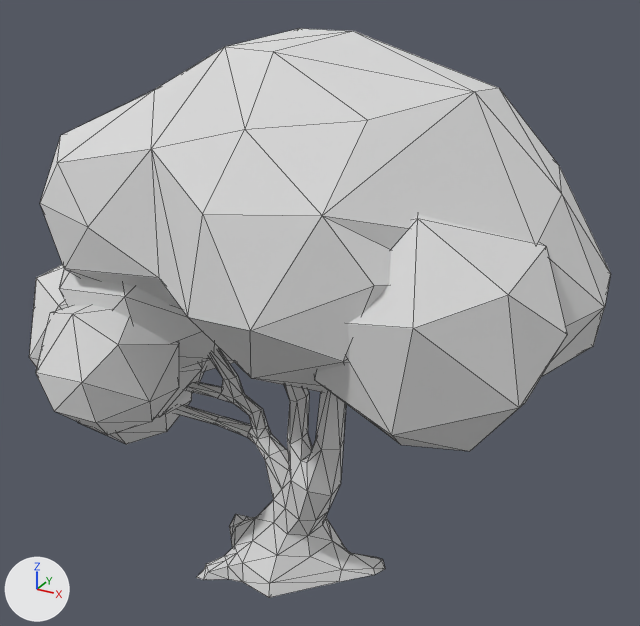
The glTF model public/models/tree-bonsai.glb as it was, and as the next commit left it.
The view is the same before and after, from a 50 mm camera at (5.44, -8.79, 8.3) aimed at (0.38, 0.41, 3.7). The axes (+X, +Y, +Z) are drawn at lower left. The lights are the same throughout. Mesh edges are drawn as thin lines. Where no turn or scale is listed for an object, it has been applied to the vertices.

In view in the first picture: 'tree-bonsai'.
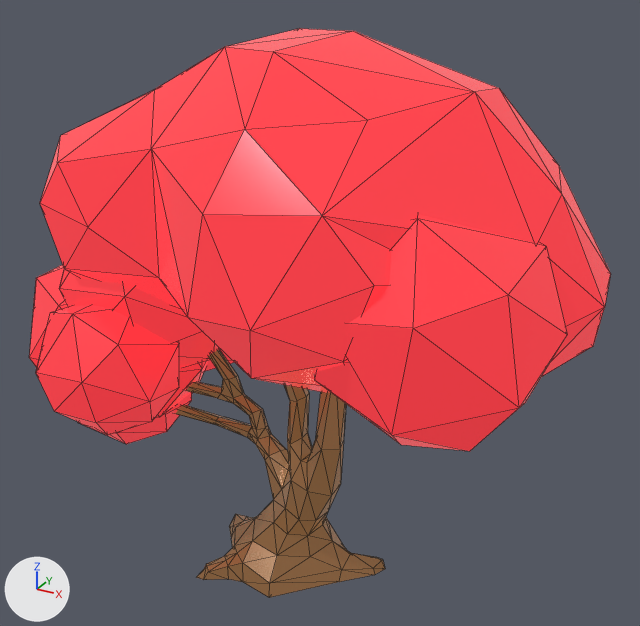
The edits, one by one:
Picture 'base' (img_base) is new.
Material 'LOWPOLY-COLORS.001' (mat_lowpoly_colors_001) is new.
Uses the picture img_base.
me_tree_bonsai has 428 vertices, 800 faces and spans x -4.05..3.88, y -2.31..2.5, z -0.01..7.18.
me_tree_bonsai no longer uses material mat_lowpoly_colors (white #e7e7e7).
me_tree_bonsai now uses material mat_lowpoly_colors_001.

Pixel boxes (x1, y1, x2, y2) of what changed, in the pictures (640 x 626 px):
'tree-bonsai', recoloured (grey to red)
    both: (29, 28, 611, 598)
